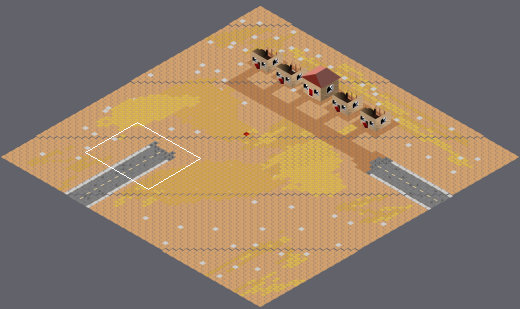
Two states of a Tiled map, hcg/resources/maps/maps/suburbanWasteland_boss_01.tmx. Above: a wide view before the commit, with the close-up outlined.
Close-up. Before the edit:
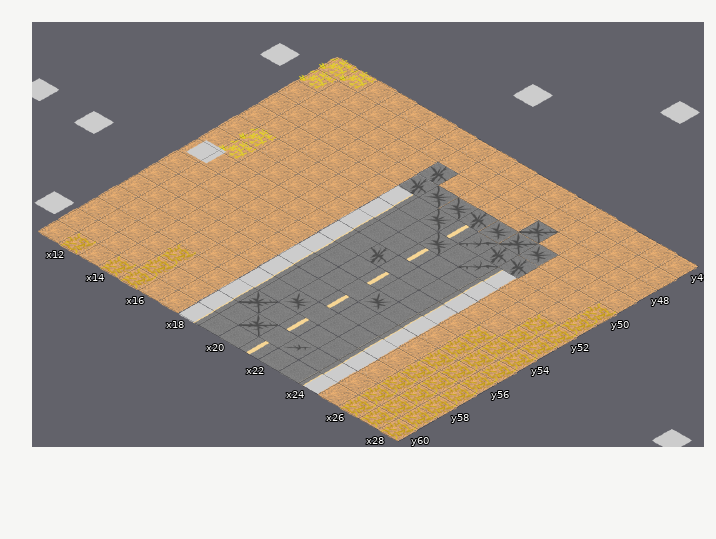
Cells are 55x32 px. Isometric: x runs down to the right, y down to the left. Shown: x 11..28, y 46..60. The commit also changed other parts of the map, which this record leaves out.
Now the later version:
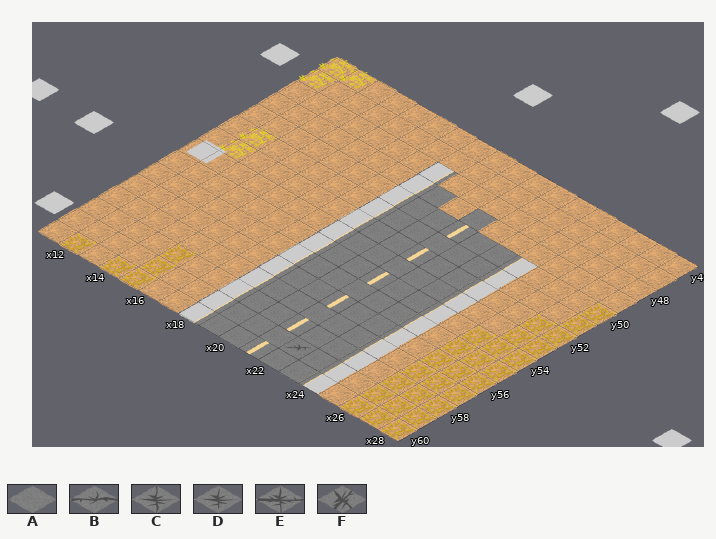
Key: from "concrete-aligned": A 0, B 3, C 13, D 18, E 23, F 28.
_ is an empty cell.
The edit:
Layer "gateway2" (removed):
The edit erases tile A in row 50 at x 19; in rows 51 to 52 at x 20; in row 53 at x 19.
The edit erases tile B in row 50 at x 22; in row 51 at x 23.
The edit erases tile C in row 49 at x 19 to 20; in row 50 at x 20; in row 51 at x 21.
The edit erases tile D in row 49 at x 22 and 24; in row 55 at x 22; in row 57 at x 20.
The edit erases tile E in rows 48 to 49 at x 23; in row 58 at x 19; in row 59 at x 20.
The edit erases tile F in row 48 at x 18; in row 49 at x 18 and 21; in row 50 at x 23 to 24; in row 53 at x 20.
Pixel boxes of the changes (left, top, right, bottom) in both close-ups:
removed: (344, 162, 558, 278)
removed: (238, 290, 311, 336)
removed: (358, 290, 391, 310)
